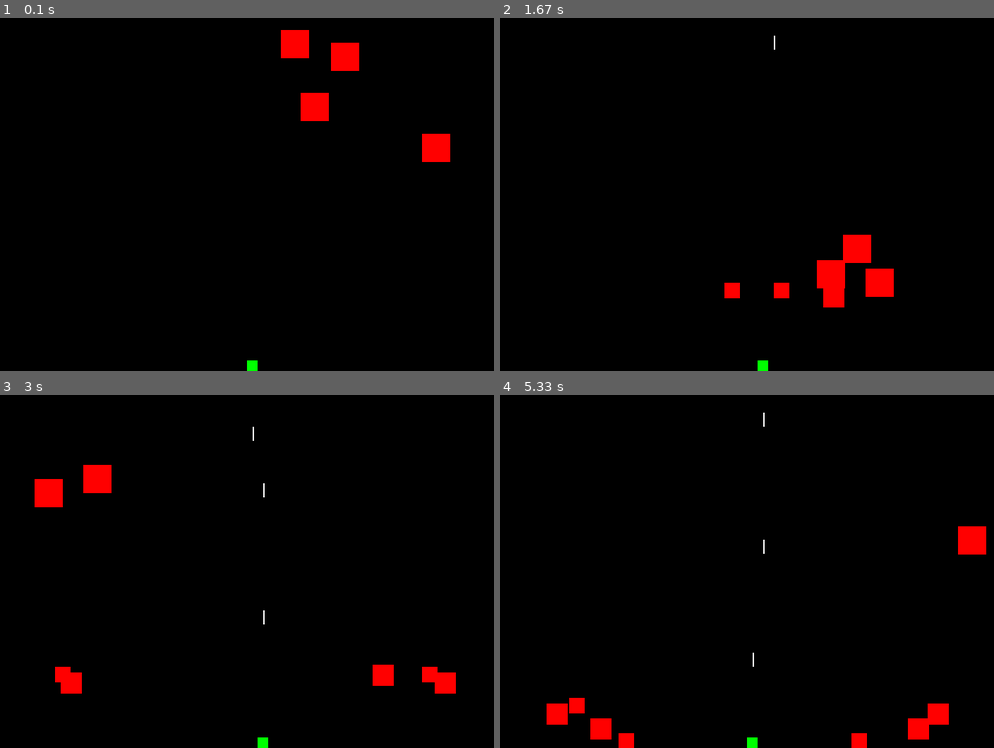
Above: before the commit, frames 1-4 (two rows, left to right).
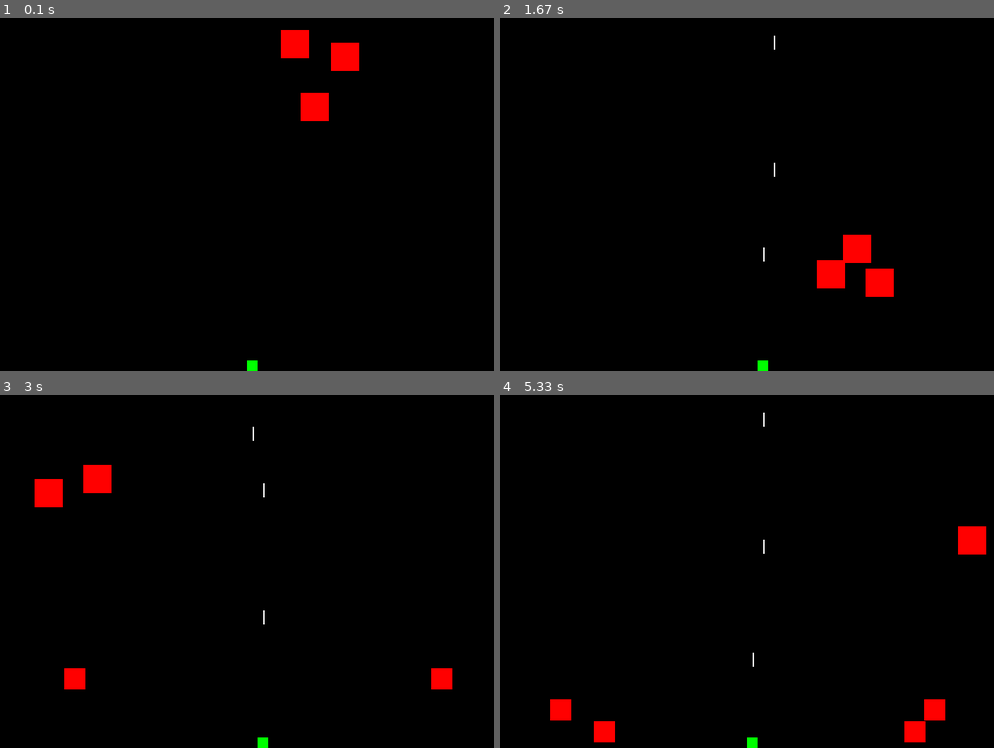
Above: after the commit, the same moments.

Repository: sarahcstringer/games
Game: pygame game, started from game.py
The game is run twice, just before and just after one commit, with the same random seed, the same clock (stepped at 60 frames per second) and the same inputs. The source is Python 2; it was converted automatically to run under Python 3.
Inputs:
- Up to frame 1 (0.1 s): no input
- Up to frame 2 (1.67 s): hold Right 0.33-0.8 s; hold Right 0.83-1.3 s; tap Space at 0.9, 1.2, 1.4 s; hold Left from 1.33 s (still down)
- Up to frame 3 (3 s): tap Space at 1.7, 1.97, 2.27, 2.4, 2.7 s; release Left at 1.87 s; hold Left 1.9-2.3 s; hold Right 2.33-2.97 s
- Up to frame 4 (5.33 s): hold Left 3-3.47 s; tap Space at 3.07, 3.37, 3.57, 3.87, 4.07, 4.37, 4.57, 4.87, 5.13 s; hold Right 3.5-3.97 s; hold Right 4-4.47 s; hold Left 4.5-5.03 s; hold Left from 5.07 s (still down)

The runs differ from the first frame. In frame 1, 0.5% of the frame differs, in the area x 85-92%, y 32-41%; in frame 2, 0.5%; in frame 3, 0.7%; in frame 4, 1.0%, in the area x 9-91%, y 85-100%.

Commit message:
WIP: game ends if player hit.

Diff:
--- a/game.py
+++ b/game.py
@@ -102,9 +102,14 @@
     blobs = pygame.sprite.Group()
     blob_start_x = range(size[0])
     blob_start_y = range(size[1]/3)
-    for i in range(4):
+
+    # ending game
+    wait = 0
+    killed = False
+    for i in range(3):
         blob = Blob(random.choice(blob_start_x), random.choice(blob_start_y))
         blobs.add(blob)
+
 
     # main game loop
     while done is not True:
@@ -127,30 +132,41 @@
                 elif event.key == pygame.K_LEFT:
                     player.rect.x -= 15
 
+        def process_blobs():
+            for blob in blobs:
+                hits = pygame.sprite.spritecollide(blob, lasers, True)
+                if hits:
+                    if blob.size < 25:
+                        blobs.remove(blob)
+                    else:
+                        blob1 = Blob(blob.rect.x, blob.rect.y, blob.size *.75)
+                        blob2 = Blob(blob.rect.x, blob.rect.y, blob.size *.75)
+                        blob2.direction = 'left'
+
+                        blobs.remove(blob)
+                        blobs.add(blob1)
+                        blobs.add(blob2)
+                blob.move()
+                blob._bounce()
+            blobs.draw(screen)
 
         screen.fill(BLACK)
+        spaceships.draw(screen)
+        player_kill = pygame.sprite.spritecollide(player, blobs, True)
+        if player_kill:
+            killed = True
 
-        for blob in blobs:
+        if killed:
+            player.image.fill(RED)
+            if wait < 100:
+                blobs.draw(screen)
+                wait += 1
+            else:
+                blobs = pygame.sprite.Group()
+        else:
+            process_blobs()
 
-            hits = pygame.sprite.spritecollide(blob, lasers, True)
-            if hits:
-                if blob.size < 25:
-                    blobs.remove(blob)
-                else:
-                    blob1 = Blob(blob.rect.x, blob.rect.y, blob.size *.75)
-                    blob2 = Blob(blob.rect.x, blob.rect.y, blob.size *.75)
-                    blob2.direction = 'left'
 
-                    blobs.remove(blob)
-                    blobs.add(blob1)
-                    blobs.add(blob2)
-
-        for thing in blobs:
-            thing.move()
-            thing._bounce()
-
-        blobs.draw(screen)
-        spaceships.draw(screen)
 
         for laser in lasers:
             laser.rect.y -= 10
